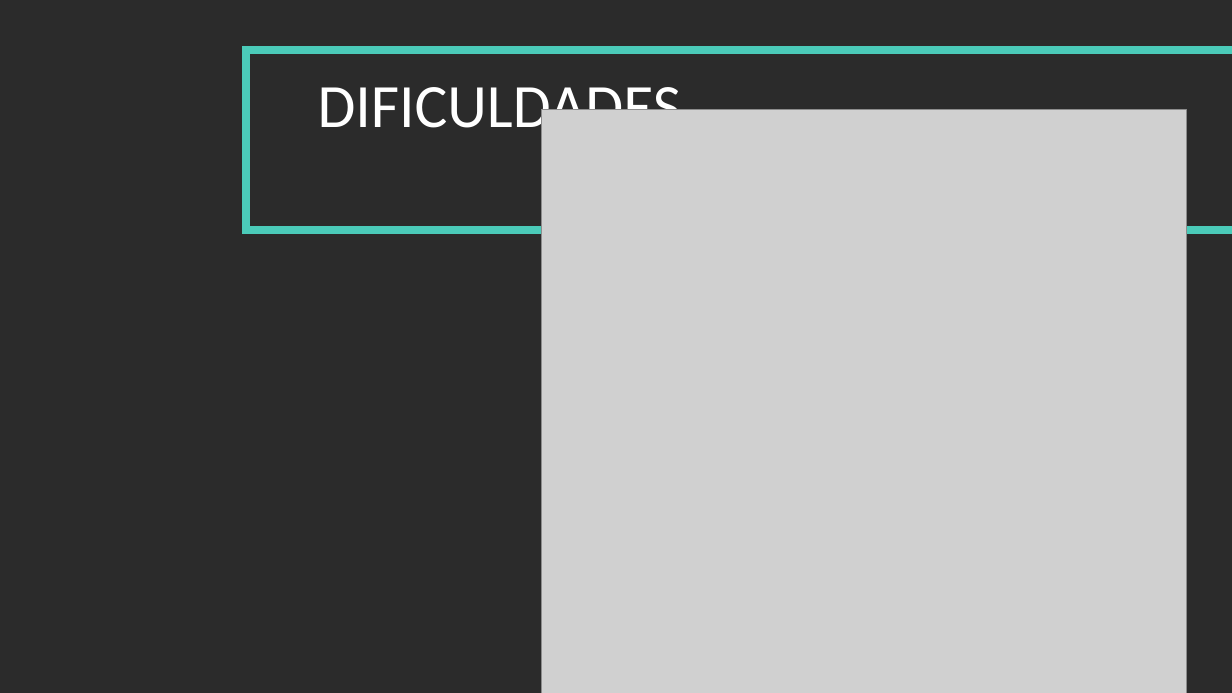
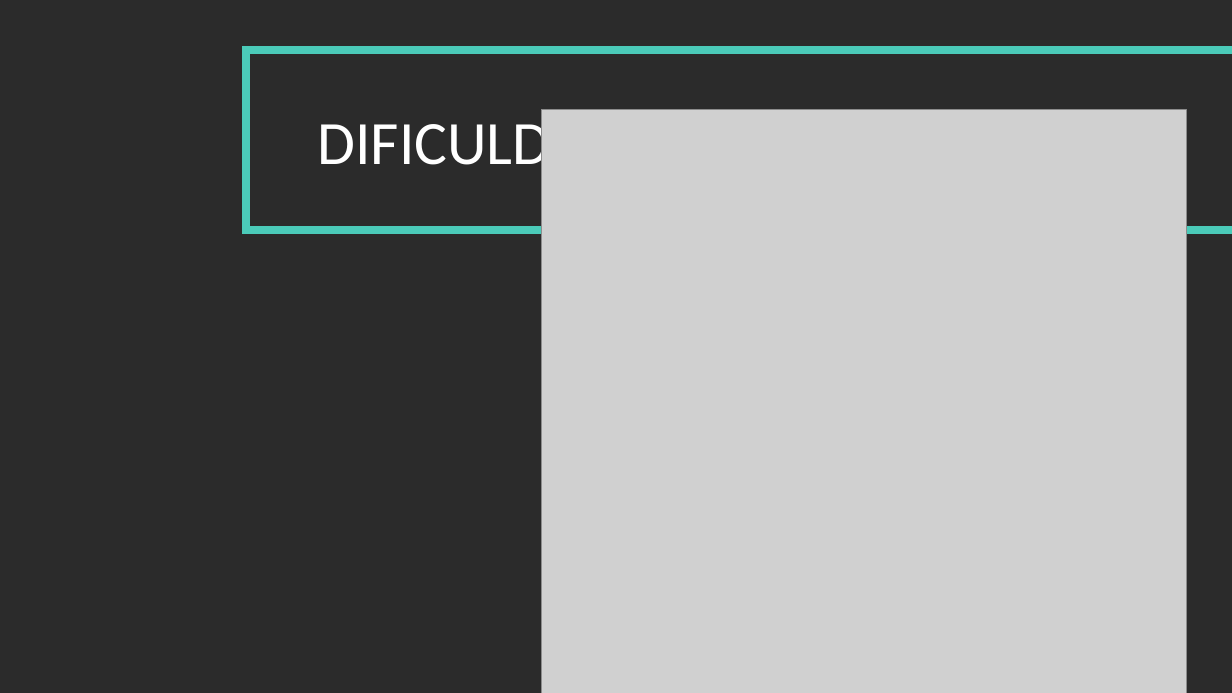
Before and after one commit to luizekstein/individual-project, a slide deck: slide 6 of Documentação/PPT/Apresentação - LOL.pptx (slide 7 before the commit). Drawn at 1232x693 pixels with LibreOffice and Linux fonts; fonts in the diff are those of the drawing; grey boxes stand for pictures; background and template pictures are left out; a plain dark background stands for a picture behind light text. Boxes give left, top, right and bottom in pixels: in the first picture for what was removed or moved away, otherwise in the second. Text is boxed around its words. In the diff, an @@ line names an element or a change of style, - is before the commit and + after.

Commit message:
Att PPT

```diff
--- a/Documentação/PPT/Apresentação - LOL.pptx
+++ b/Documentação/PPT/Apresentação - LOL.pptx
@@ text "DIFICULDADES" rewrapped from <box>318,87,681,141</box> to <box>318,113,681,179</box> @@
```
Also in this commit, not shown: 2 other slides changed, 1 slide removed.
